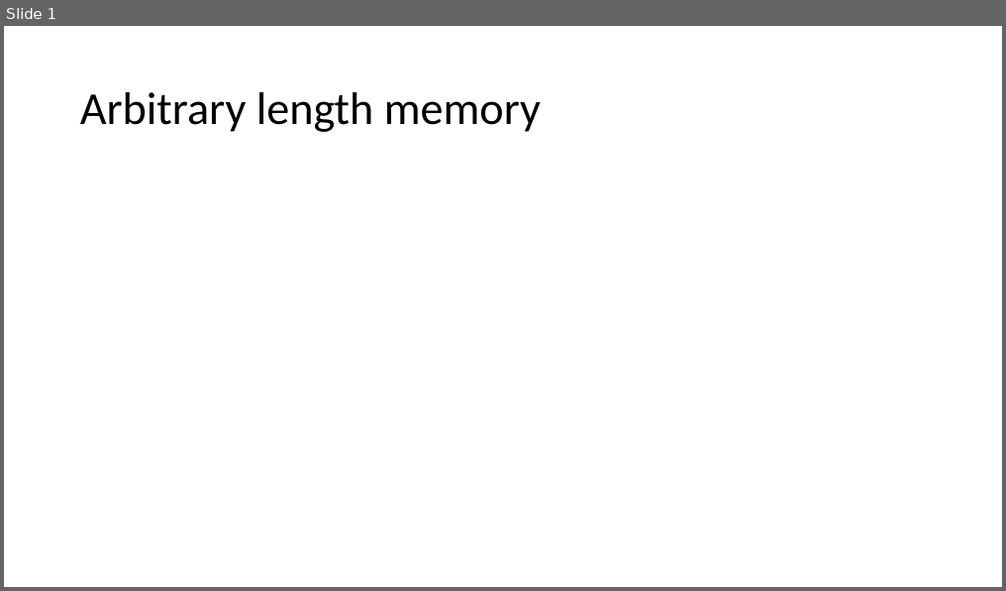
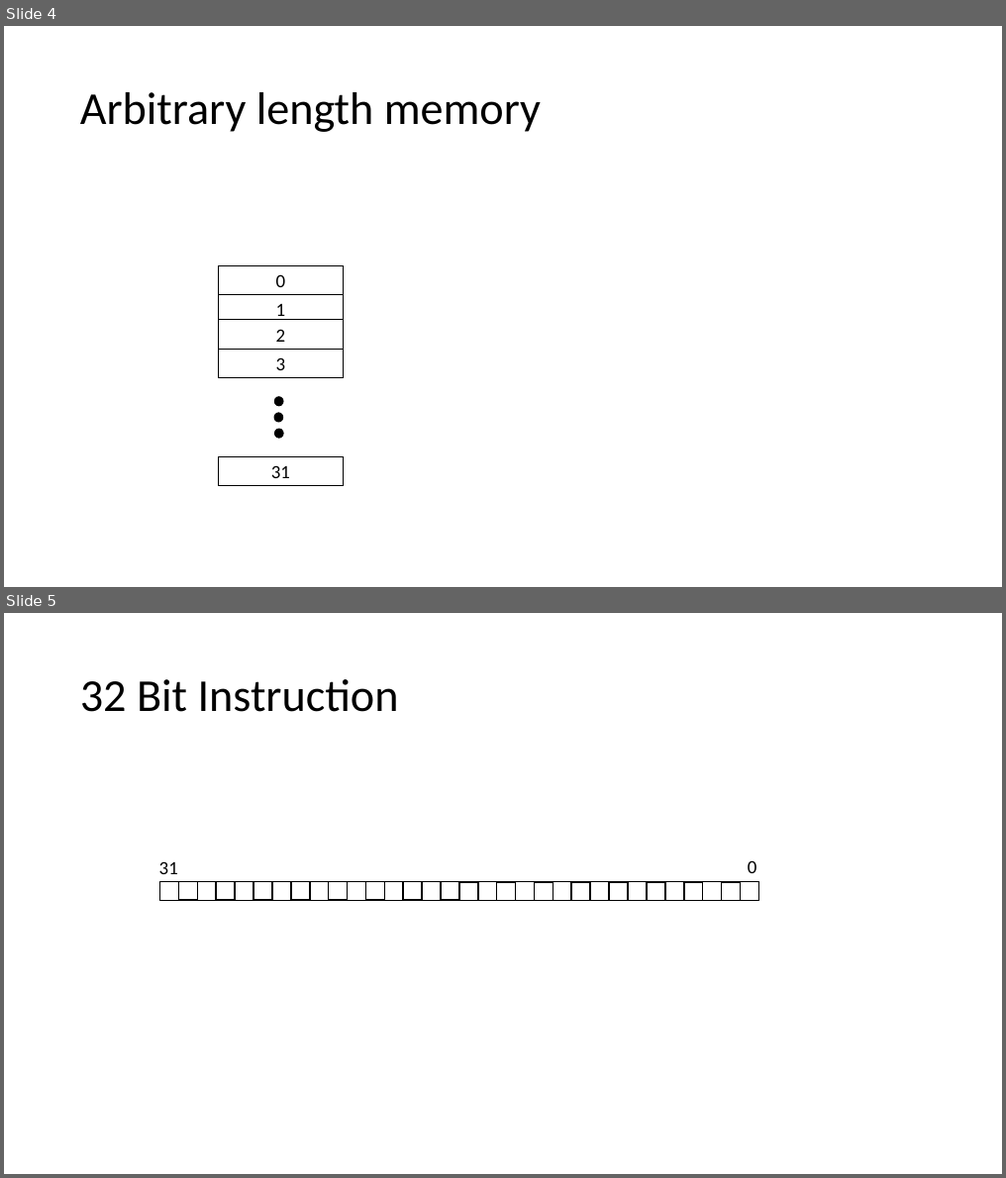
Before and after one commit to dillonhuff/CircuitFigures, a slide deck: CircuitFigures.pptx. Shown one above the other, each under a label of ours: slide 1 before the commit, slides 4 and 5 after it. The pictures are 1006x591 and 1006x1178 pixels, drawn with LibreOffice and Linux fonts; fonts in the diff are those of the drawing. Boxes give left, top, right and bottom in pixels: in the first picture for what was removed or moved away, otherwise in the second. Text is boxed around its words. In the diff, an @@ line names an element or a change of style, - is before the commit and + after.

```diff
--- a/CircuitFigures.pptx
+++ b/CircuitFigures.pptx
@@ slide 5 added at (4, 613, 1002, 1174), background #FFFFFF @@
@@ title added at (80, 679, 399, 712), 44 pt, text #000000 @@
+32 Bit Instruction
@@ text added at (159, 861, 178, 874), 18 pt, text #000000 @@
+31
@@ text added at (747, 861, 757, 873), 18 pt, text #000000 @@
+0
@@ group added at (159, 881, 758, 901): 32 rectangles @@
@@ what was slide 1 is now slide 4 @@
@@ slide 4 changed as well @@
@@ group added at (219, 266, 344, 486): 5 rectangles, 3 ellipses @@
+0
+1
+2
+3
+31
```
Also in this commit, not shown: 4 other slides added, 1 other file.
